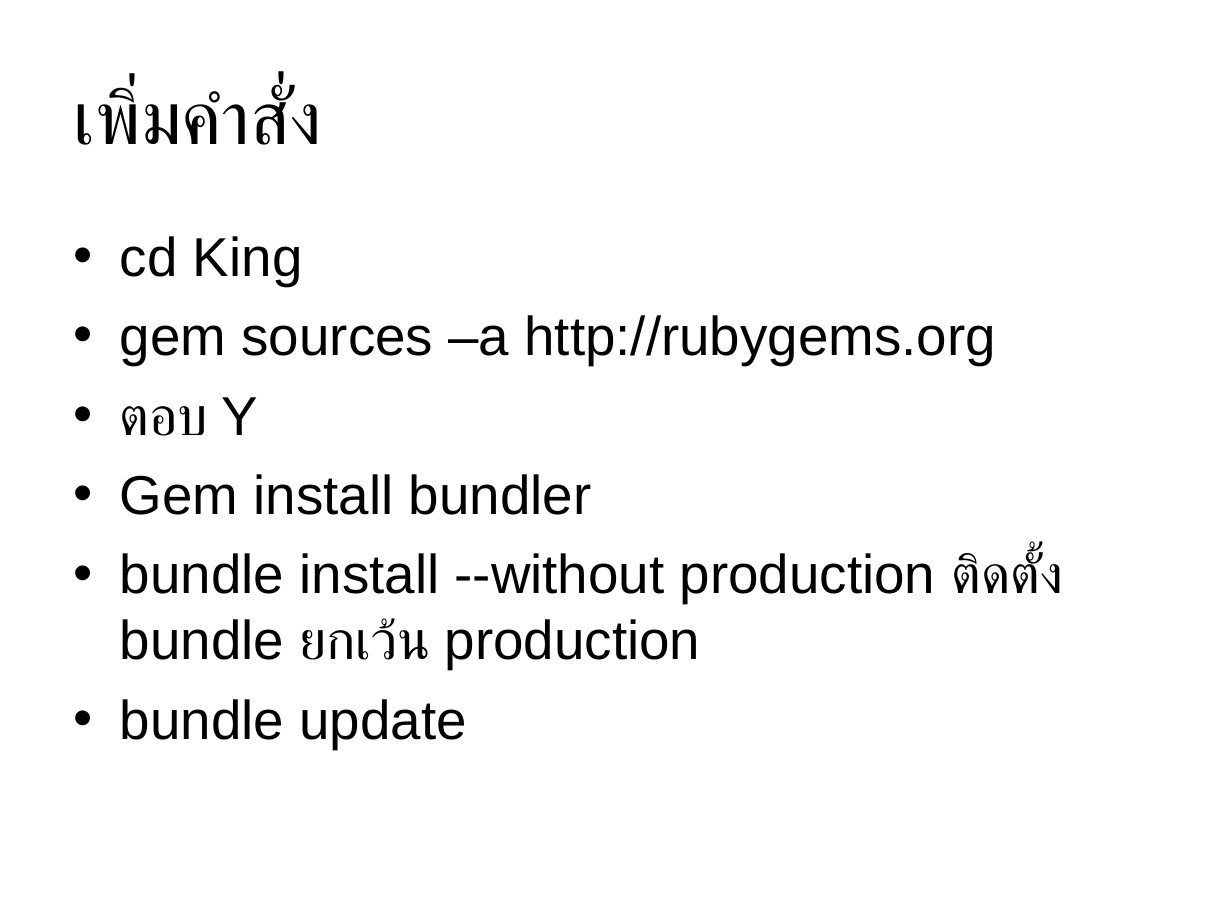
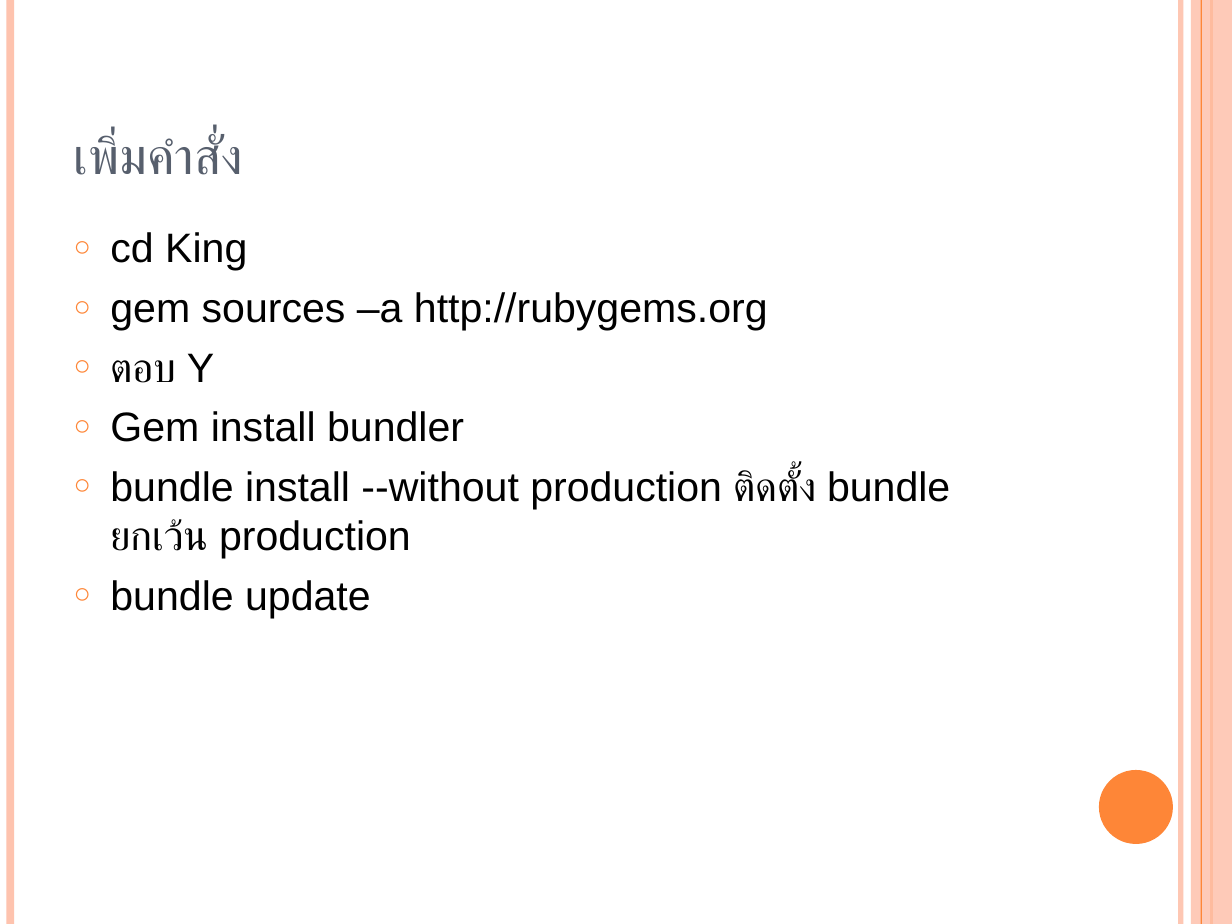
Before and after one commit to Mittapap/interview_rails, a slide deck: slide 4 of presentation.ppt. Drawn at 1232x924 pixels with LibreOffice and Linux fonts; fonts in the diff are those of the drawing. Boxes give left, top, right and bottom in pixels: in the first picture for what was removed or moved away, otherwise in the second. Text is boxed around its words. In the diff, an @@ line names an element or a change of style, - is before the commit and + after.

```diff
--- a/presentation.ppt
+++ b/presentation.ppt
@@ line added from (10, 0) to (10, 924), #FEC3AE 4.51 pt @@
@@ line added from (1180, 0) to (1180, 924), #FEC3AE 3 pt @@
@@ rectangle added at bbox=[1191, 0, 1232, 924], fill #FEC3AE at 87% opacity @@
@@ line added from (1201, 0) to (1201, 924), #FE8637 0.74 pt @@
@@ line added from (1211, 0) to (1211, 924), #FE8637 1.5 pt @@
@@ title "เพิ่มคำสั่ง" at bbox=[74, 134, 243, 175]: size 44 to 30 pt, text colour #000000 to #575F6D; vertical alignment middle to bottom @@
@@ text "cd King" at bbox=[110, 232, 950, 618]: size 32 to 24 pt; bullet • to ○; less space between paragraphs; bullet colour #000000 to #FE8637 @@
@@ ellipse added at bbox=[1099, 770, 1173, 844], fill #FE8637 @@
```
Also in this commit, not shown: 13 other slides changed, 5 slides added, 1 slide removed.
